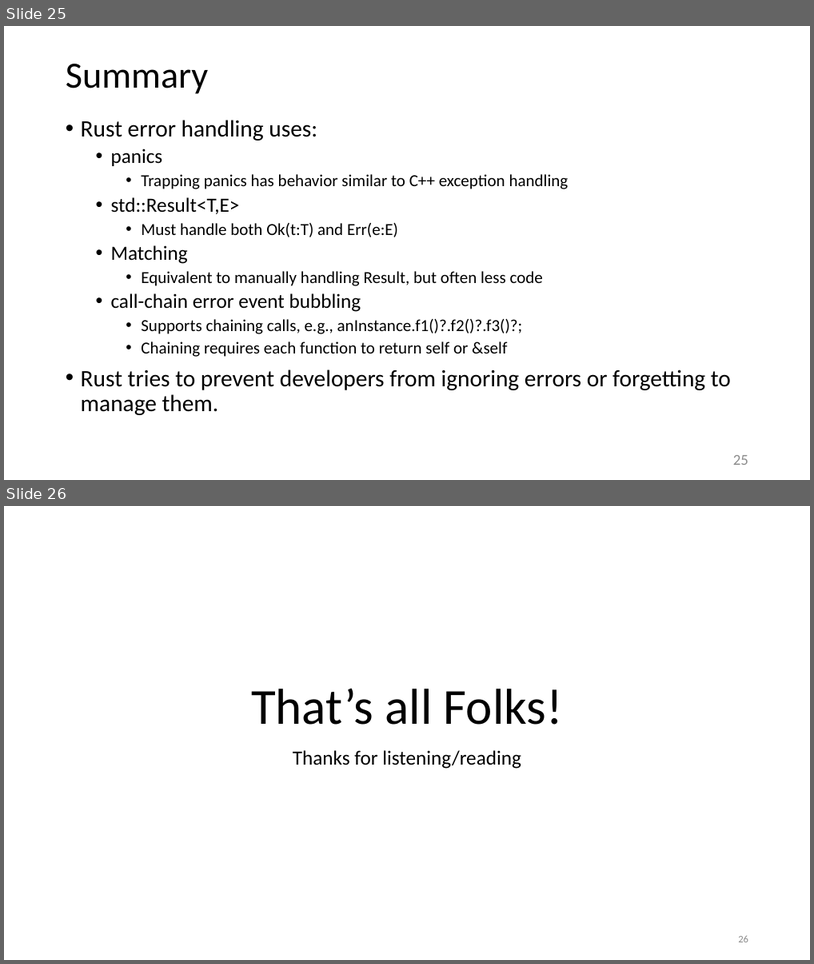
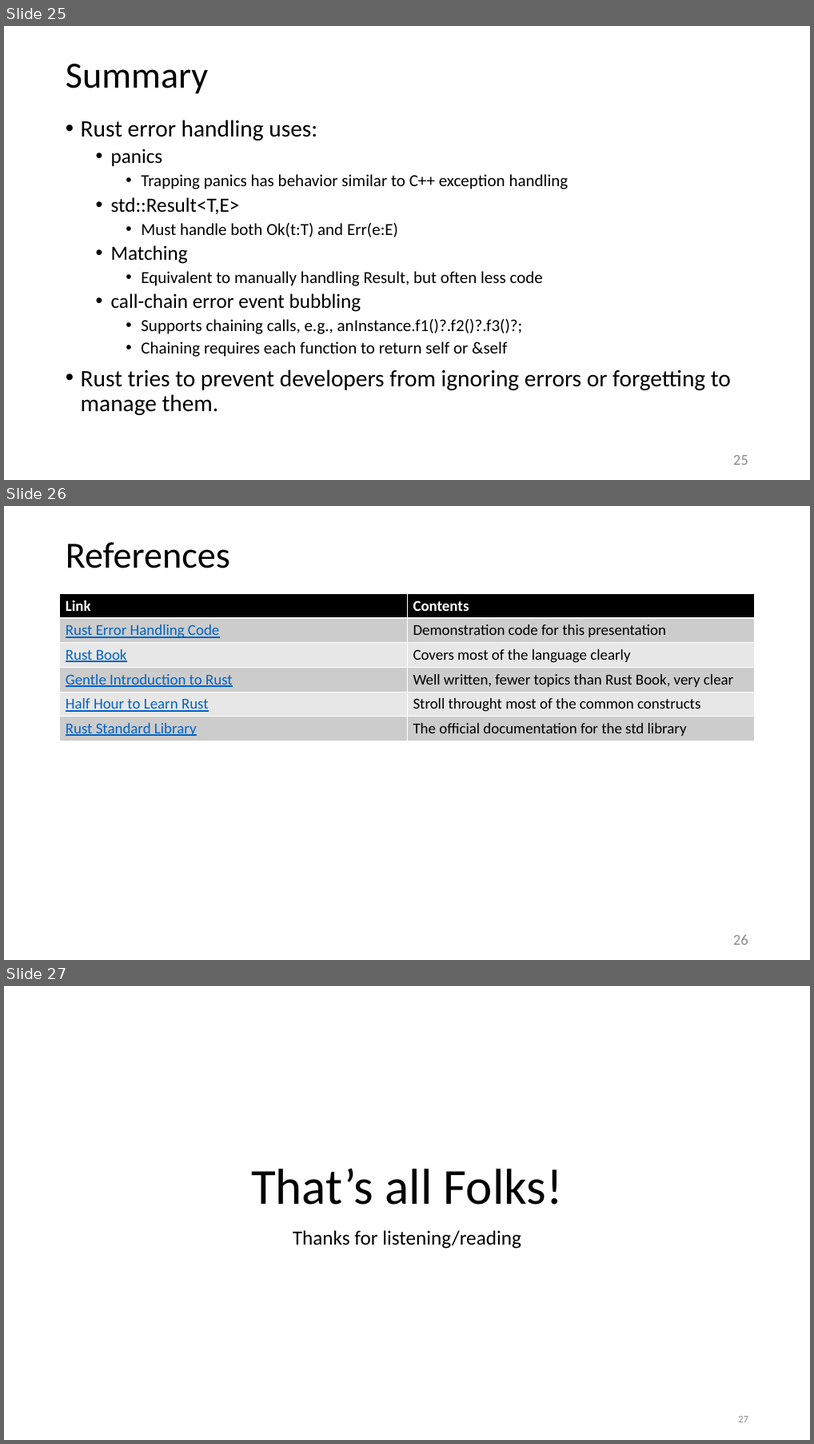
Before and after one commit to JimFawcett/JimFawcett.github.io, a slide deck: Resources/RustErrorHandling.pptx. Shown one above the other, each under a label of ours: slides 25 and 26 before the commit, slides 25, 26 and 27 after it. The pictures are 814x964 and 814x1444 pixels, drawn with LibreOffice and Linux fonts; fonts in the diff are those of the drawing. Boxes give left, top, right and bottom in pixels: in the first picture for what was removed or moved away, otherwise in the second. Text is boxed around its words. In the diff, an @@ line names an element or a change of style, - is before the commit and + after.

Commit message:
added references

```diff
--- a/Resources/RustErrorHandling.pptx
+++ b/Resources/RustErrorHandling.pptx
@@ slide 26 added at [4,506,810,960], background #FFFFFF @@
@@ title added at [66,542,230,568], 44 pt, text #000000 @@
+References
@@ table added at [60,594,755,740], 6 rows, 2 columns @@
+Link | Contents
+Rust Error Handling Code | Demonstration code for this presentation
+Rust Book | Covers most of the language clearly
+Gentle Introduction to Rust | Well written, fewer topics than Rust Book, very clear
+Half Hour to Learn Rust | Stroll throught most of the common constructs
+Rust Standard Library | The official documentation for the std library
@@ page number added at [734,934,749,944], 18 pt, text #8C8C8C @@
+26
@@ what was slide 26 is now slide 27 @@
@@ page number at [738,1416,749,1422]: text changed @@
-26
+27
```
Also in this commit, not shown: 1 other file.
